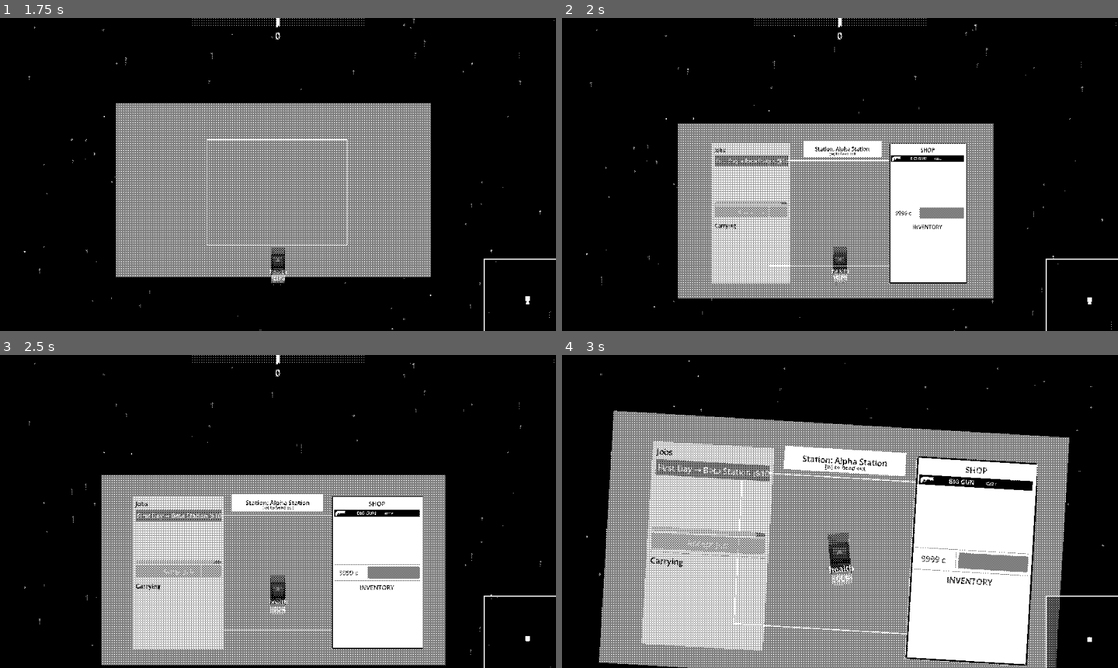
Above: before the commit, frames 1-4 (two rows, left to right).
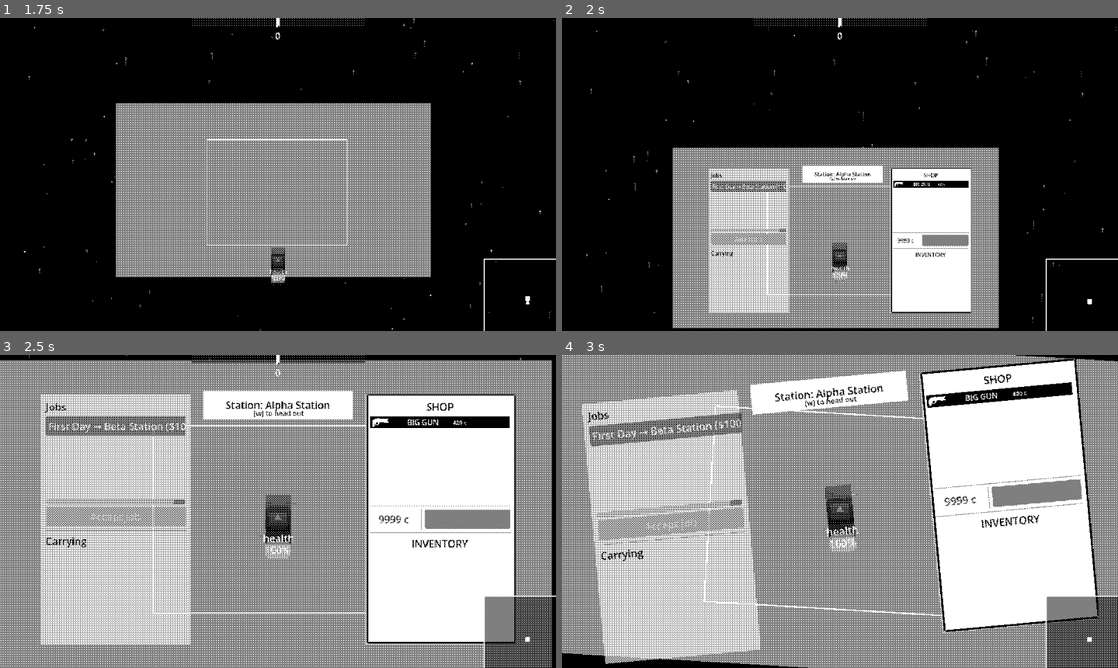
Above: after the commit, the same moments.

Repository: liamfmoran/1-bit-jam
Game: Godot game, scene res://scenes/main.tscn
Two runs of this game, one before a commit and one after it. Both use one fixed random seed, a clock stepped at 60 frames per second and the inputs below. The engine's default icon, where the game draws it, is replaced by a stand-in: a white triangle on a blue panel in a dark square.
Inputs:
- Up to frame 1 (1.75 s): tap Enter (ui_accept) at 0.5, 0.77, 1.52 s; hold W (thrust_forward) from 0.53 s (still down)
- Up to frame 2 (2 s): keep holding W (thrust_forward)
- Up to frame 3 (2.5 s): release W (thrust_forward) at 2.03 s; hold A (turn_left) from 2.03 s (still down)
- Up to frame 4 (3 s): keep holding A (turn_left)

Frame 1 is identical in both runs. In frame 2, 17% of the frame differs, in the area x 4-100%, y 1-100%; in frame 3, 70%, in the area x 0-100%, y 0-100%; in frame 4, 54%.

Commit message:
dock update again

Diff:
--- a/scenes/world/camera_manager.gd
+++ b/scenes/world/camera_manager.gd
@@ -9,7 +9,7 @@
 @export var zoom_smoothing: float = 3.0
 @export var zoom_out_smoothing: float = 5.5
 @export var dock_zoom: float = 1.125
-@export var dock_zoom_duration: float = 1.4
+@export var dock_zoom_duration: float = 0.0
 @export var undock_zoom_duration: float = 1.0
 @export var rotation_smoothing: float = 6.0
 @export var flight_screen_offset: Vector2 = Vector2(0, 150)
--- a/scenes/world/dock.gd
+++ b/scenes/world/dock.gd
@@ -1,5 +1,6 @@
 extends Node2D
 
+@onready var panels: Node2D = $Panels
 @onready var left_panel: ColorRect = $Panels/LeftPanel
 @onready var right_panel: ColorRect = $Panels/RightPanel
 @onready var top_panel: ColorRect = $Panels/TopPanel
@@ -32,6 +33,10 @@
 	top_panel.scale.x = 0.0
 
 
+func _process(delta: float) -> void:
+	if _docked_ship:
+		panels.global_rotation = _docked_ship.global_rotation
+
 func _on_body_entered(body: Node2D) -> void:
 	if _docked_ship or not body.is_in_group("player"):
 		return
@@ -41,10 +46,10 @@
 	_camera.start_docking(APPROACH_DURATION, detection_zone)
 
 	body.freeze = true
-	var tween_pos : Tween = create_tween().set_ease(Tween.EASE_OUT).set_trans(Tween.TRANS_LINEAR)
+	var tween_pos : Tween = create_tween().set_ease(Tween.EASE_OUT).set_trans(Tween.TRANS_QUINT)
 	tween_pos.tween_property(body, "global_position", detection_zone.global_position, APPROACH_DURATION)
-	var tween_rot : Tween = create_tween().set_ease(Tween.EASE_IN_OUT).set_trans(Tween.TRANS_LINEAR)
-	tween_rot.tween_property(body, "global_rotation", detection_zone.global_rotation,APPROACH_DURATION)
+	# var tween_rot : Tween = create_tween().set_ease(Tween.EASE_IN_OUT).set_trans(Tween.TRANS_LINEAR)
+	# tween_rot.tween_property(body, "global_rotation", detection_zone.global_rotation,APPROACH_DURATION)
 	tween_pos.finished.connect(func():
 		body.freeze=false
 		GameState.dock()
